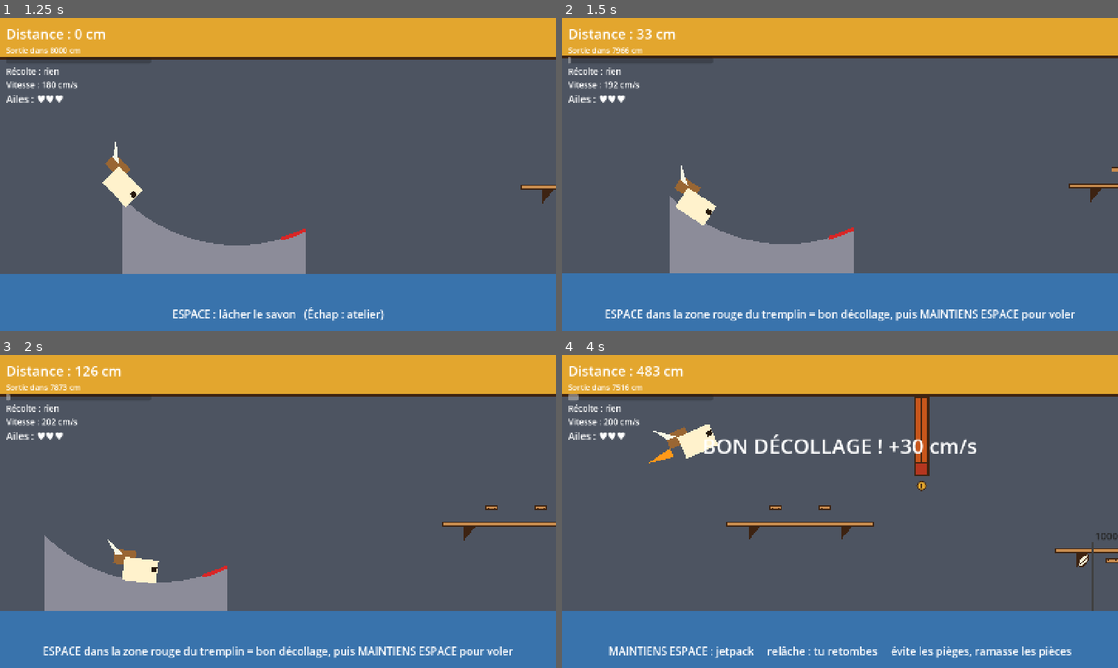
Above: before the commit, frames 1-4 (two rows, left to right).
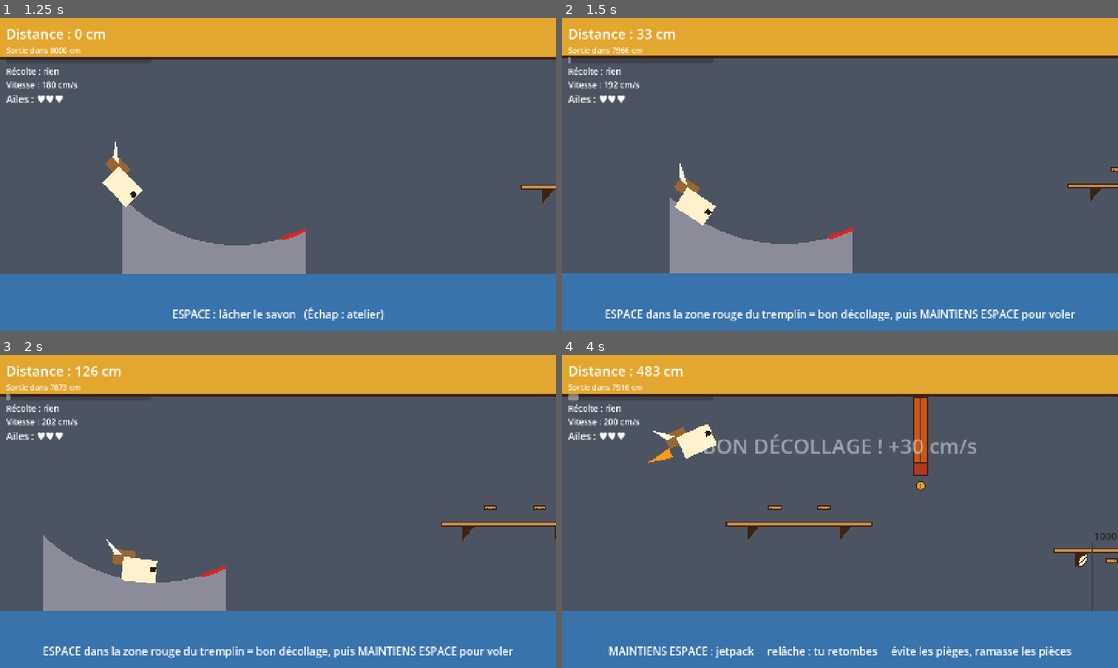
Above: after the commit, the same moments.

Repository: atostivint/LesAilesEtLaCaisse
Game: Godot game, scene res://scenes/atelier.tscn
Two runs of this game, one before a commit and one after it. Both use one fixed random seed, a clock stepped at 60 frames per second and the inputs below.
Inputs (mouse positions are in pixels of both pictures, inside the frame that each line leads up to):
- Up to frame 1 (1.25 s): click "LANCER LE SAVON !" at 0.5 s
- Up to frame 2 (1.5 s): tap Enter (ui_accept) at 1.25 s; move the mouse to (962, 158) at 1.27 s; hold Up (ui_up) from 1.28 s (still down); hold Enter (ui_accept) from 1.28 s (still down); click (962, 158) at 1.42 s
- Up to frame 3 (2 s): keep holding Up (ui_up); keep holding Enter (ui_accept)
- Up to frame 4 (4 s): move the mouse to (728, 527) at 2.02 s; release Up (ui_up) at 2.03 s; release Enter (ui_accept) at 2.03 s; tap Enter (ui_accept) at 2.1, 2.27, 2.57, 3.6, 3.77 s; click (728, 527) at 2.17 s; move the mouse to (895, 442) at 2.77 s; hold Enter (ui_accept) 2.78-3.53 s; hold Up (ui_up) from 2.78 s (still down); click (895, 442) at 2.92 s; move the mouse to (812, 574) at 3.52 s; click (812, 574) at 3.67 s

Frame 1 is identical in both runs. In frame 2, 0.1% of the frame differs, in the area x 19-100%, y 46-82%; in frame 3, 0.3%; in frame 4, 1.4%, in the area x 15-100%, y 13-82%.

Commit message:
Utilise les mécaniques du moteur : Timer, Tween, AnimationPlayer, Camera2D et action d'entrée
La secousse de caméra et le message de décollage passent par des Tween, le délai de l'écran de résultat par un Timer, le clignotement du savon par un AnimationPlayer, le lissage par la Camera2D, et les touches par l'action "thrust". FlightSim reste pur pour le script d'équilibrage (sortie de simulate.gd identique).

Co-Authored-By: Claude Sonnet 5.5 <noreply@anthropic.com>

Diff:
--- a/project.godot
+++ b/project.godot
@@ -11,9 +11,9 @@
 [application]
 
 config/name="LesAilesEtLaCaisse"
+run/main_scene="res://scenes/atelier.tscn"
 config/features=PackedStringArray("4.7", "Forward Plus")
 config/icon="res://icon.svg"
-run/main_scene="res://scenes/atelier.tscn"
 
 [autoload]
 
@@ -26,6 +26,19 @@
 window/stretch/mode="canvas_items"
 window/stretch/aspect="expand"
 
+[input]
+
+thrust={
+"deadzone": 0.5,
+"events": [Object(InputEventKey,"resource_local_to_scene":false,"resource_name":"","device":-1,"window_id":0,"alt_pressed":false,"shift_pressed":false,"ctrl_pressed":false,"meta_pressed":false,"pressed":false,"keycode":0,"physical_keycode":32,"key_label":0,"unicode":0,"location":0,"echo":false,"script":null)
+, Object(InputEventKey,"resource_local_to_scene":false,"resource_name":"","device":-1,"window_id":0,"alt_pressed":false,"shift_pressed":false,"ctrl_pressed":false,"meta_pressed":false,"pressed":false,"keycode":0,"physical_keycode":4194309,"key_label":0,"unicode":0,"location":0,"echo":false,"script":null)
+, Object(InputEventKey,"resource_local_to_scene":false,"resource_name":"","device":-1,"window_id":0,"alt_pressed":false,"shift_pressed":false,"ctrl_pressed":false,"meta_pressed":false,"pressed":false,"keycode":0,"physical_keycode":4194310,"key_label":0,"unicode":0,"location":0,"echo":false,"script":null)
+, Object(InputEventKey,"resource_local_to_scene":false,"resource_name":"","device":-1,"window_id":0,"alt_pressed":false,"shift_pressed":false,"ctrl_pressed":false,"meta_pressed":false,"pressed":false,"keycode":0,"physical_keycode":4194320,"key_label":0,"unicode":0,"location":0,"echo":false,"script":null)
+, Object(InputEventKey,"resource_local_to_scene":false,"resource_name":"","device":-1,"window_id":0,"alt_pressed":false,"shift_pressed":false,"ctrl_pressed":false,"meta_pressed":false,"pressed":false,"keycode":0,"physical_keycode":87,"key_label":0,"unicode":0,"location":0,"echo":false,"script":null)
+, Object(InputEventMouseButton,"resource_local_to_scene":false,"resource_name":"","device":-1,"window_id":0,"alt_pressed":false,"shift_pressed":false,"ctrl_pressed":false,"meta_pressed":false,"button_mask":0,"position":Vector2(0, 0),"global_position":Vector2(0, 0),"factor":1.0,"button_index":1,"canceled":false,"pressed":false,"double_click":false,"script":null)
+]
+}
+
 [physics]
 
 3d/physics_engine="Jolt Physics"
--- a/scenes/soap.tscn
+++ b/scenes/soap.tscn
@@ -1,4 +1,26 @@
 [gd_scene format=3]
+
+[sub_resource type="Animation" id="Animation_blink"]
+resource_name = "blink"
+length = 0.1667
+loop_mode = 1
+tracks/0/type = "value"
+tracks/0/imported = false
+tracks/0/enabled = true
+tracks/0/path = NodePath(".:modulate")
+tracks/0/interp = 1
+tracks/0/loop_wrap = true
+tracks/0/keys = {
+"times": PackedFloat32Array(0, 0.0833),
+"transitions": PackedFloat32Array(1, 1),
+"update": 1,
+"values": [Color(1, 1, 1, 0.35), Color(1, 1, 1, 1)]
+}
+
+[sub_resource type="AnimationLibrary" id="AnimationLibrary_soap"]
+_data = {
+&"blink": SubResource("Animation_blink")
+}
 
 [node name="Soap" type="Node2D"]
 
@@ -22,3 +44,8 @@
 visible = false
 color = Color(1, 0.6, 0.1, 1)
 polygon = PackedVector2Array(-46, -8, -46, 8, -90, 0)
+
+[node name="AnimationPlayer" type="AnimationPlayer" parent="."]
+libraries = {
+&"": SubResource("AnimationLibrary_soap")
+}
--- a/scenes/vol.tscn
+++ b/scenes/vol.tscn
@@ -10,6 +10,12 @@
 script = ExtResource("1_cigbo")
 
 [node name="Camera2D" type="Camera2D" parent="." unique_id=1074435888]
+position_smoothing_enabled = true
+position_smoothing_speed = 6.0
+
+[node name="ReturnDelay" type="Timer" parent="."]
+wait_time = 0.5
+one_shot = true
 
 [node name="World" type="Node2D" parent="." unique_id=1399815642]
 
@@ -169,3 +175,5 @@
 text = "
 ENTRÉE : retour à l'atelier"
 horizontal_alignment = 1
+
+[connection signal="timeout" from="ReturnDelay" to="." method="_on_return_delay_timeout"]
--- a/scripts/hud.gd
+++ b/scripts/hud.gd
@@ -1,6 +1,8 @@
 extends CanvasLayer
 ## Interface du vol (les nœuds sont dans vol.tscn). Ne contient aucune logique de jeu :
 ## vol.gd lui donne les chiffres et les textes à afficher.
+
+var _popup_tween: Tween
 
 @onready var distance_label: Label = %DistanceLabel
 @onready var exit_label: Label = %ExitLabel
@@ -29,8 +31,15 @@
 	hint_label.text = text
 
 
-func set_popup(text: String) -> void:
+func show_popup(text: String, duration: float) -> void:
+	## Affiche un message qui s'efface tout seul après `duration` secondes.
 	popup_label.text = text
+	popup_label.modulate.a = 1.0
+	if _popup_tween:
+		_popup_tween.kill()
+	_popup_tween = create_tween()
+	_popup_tween.tween_interval(duration - 0.4)
+	_popup_tween.tween_property(popup_label, "modulate:a", 0.0, 0.4)
 
 
 func show_result(text: String) -> void:
--- a/scripts/vol.gd
+++ b/scripts/vol.gd
@@ -1,9 +1,12 @@
 extends Node2D
 ## ÉCRAN 2 : le vol. Les nœuds sont dans scenes/vol.tscn (arbre visible dans l'éditeur).
-## Ce script ne calcule PAS la physique (c'est FlightSim) : il
+## Ce script ne calcule PAS la physique (c'est FlightSim, une classe pure : le script d'équilibrage
+## la fait tourner sans fenêtre, plus vite que le temps réel) : il
 ##  1. transmet les touches à la simulation,
 ##  2. déplace les nœuds (savon, caméra) et passe les chiffres au HUD (hud.gd),
 ##  3. affiche le résultat.
+## Les durées (secousse, délai avant de quitter l'écran de résultat, clignotement du savon,
+## lissage de la caméra) sont gérées par le moteur : Tween, Timer, AnimationPlayer, Camera2D.
 ##
 ## Déroulement d'un tour : READY (le savon attend en haut de la piste)
 ##   -> ESPACE -> RUN (piste, puis vol au jetpack : on MAINTIENT ESPACE pour monter)
@@ -37,17 +40,17 @@
 var state: State = State.READY
 var sim: FlightSim
 var tuning: Tuning
-var action_buffer := false     # ESPACE pressé depuis la dernière image physique
 var result := {}
-var result_time := 0.0
-var popup_time := 0.0          # affichage "BON DÉCOLLAGE"
-var shake := 0.0               # secousse en cours (1 = max, retombe à 0)
+var shake := 0.0               # secousse en cours (1 = max, un Tween la ramène à 0)
+var _shake_tween: Tween
 
 @onready var cam: Camera2D = $Camera2D
 @onready var soap: Node2D = $World/Soap
 @onready var flame: Node2D = $World/Soap/Flame
 @onready var course_view: Node2D = $World/CourseView
 @onready var hud: CanvasLayer = $HUD
+@onready var return_delay: Timer = $ReturnDelay
+@onready var blink: AnimationPlayer = $World/Soap/AnimationPlayer
 
 
 func _ready() -> void:
@@ -60,7 +63,8 @@
 	cam.make_current()
 	_fit_world_to_tuning()
 	_place_distance_markers()
-	_update_visuals(0.0, true)
+	_update_visuals()
+	cam.reset_smoothing()  # la caméra démarre sur le savon, sans glisser depuis l'origine
 
 
 func _fit_world_to_tuning() -> void:
@@ -84,26 +88,19 @@
 
 # --- Entrées -------------------------------------------------------------------
 
+## Action "thrust" (Projet > Réglages > Contrôles) : ESPACE, ENTRÉE, flèche haut, W ou clic gauche.
+
 func _input(event: InputEvent) -> void:
-	if event is InputEventKey and event.pressed and not event.echo and event.keycode == KEY_ESCAPE:
+	if event.is_action_pressed("ui_cancel"):
 		get_tree().change_scene_to_file("res://scenes/atelier.tscn")
-		return
-	if event.is_action_pressed("ui_accept") and not event.is_echo():
+	elif event.is_action_pressed("thrust"):
 		match state:
 			State.READY:
 				state = State.RUN
-				shake = 1.0  # lâcher : coup de départ
-			State.RUN:
-				action_buffer = true  # consommé par la prochaine image physique
+				_shake(1.0)  # lâcher : coup de départ
 			State.RESULT:
-				if result_time > 0.5:
+				if return_delay.is_stopped():
 					get_tree().change_scene_to_file("res://scenes/atelier.tscn")
-
-
-func _thrust_held() -> bool:
-	## Jetpack : ESPACE / ENTRÉE, flèche haut, W ou clic gauche maintenus.
-	return Input.is_action_pressed("ui_accept") or Input.is_action_pressed("ui_up") \
-		or Input.is_key_pressed(KEY_W) or Input.is_mouse_button_pressed(MOUSE_BUTTON_LEFT)
 
 
 # --- Boucle --------------------------------------------------------------------
@@ -113,17 +110,20 @@
 		return
 	var was_perfect := sim.perfect_takeoff
 	var was_phase := sim.phase
-	sim.step(dt, _thrust_held(), action_buffer)
-	action_buffer = false
+	sim.step(dt, Input.is_action_pressed("thrust"), Input.is_action_just_pressed("thrust"))
 	if sim.hit_flag:
-		shake = 1.0  # piège touché
+		_shake(1.0)  # piège touché
+		blink.play("blink")
+	if sim.invuln <= 0.0 and blink.is_playing():
+		blink.stop()
+		soap.modulate = Color.WHITE
 	if not sim.new_pickups.is_empty():
-		shake = maxf(shake, 0.15)  # petite tape quand on ramasse une pièce
+		_shake(0.15)  # petite tape quand on ramasse une pièce
 		course_view.collect(sim.new_pickups)
 	if was_phase == FlightSim.Phase.RAMP and sim.phase == FlightSim.Phase.AIR:
-		shake = maxf(shake, 0.6)  # décollage
+		_shake(0.6)  # décollage
 	if sim.perfect_takeoff and not was_perfect:
-		popup_time = 1.6
+		hud.show_popup("BON DÉCOLLAGE ! +%s" % tuning.cm_speed(tuning.takeoff_bonus), 1.6)
 	if sim.phase >= FlightSim.Phase.STOPPED:
 		_finish()
 
@@ -131,22 +131,32 @@
 func _finish() -> void:
 	result = GameState.apply_result(sim.x, sim.phase == FlightSim.Phase.EXIT, sim.collected)
 	state = State.RESULT
-	result_time = 0.0
+	blink.stop()
+	soap.modulate = Color.WHITE
 	if sim.phase == FlightSim.Phase.STOPPED:
-		shake = 1.0  # plouf
+		_shake(1.0)  # plouf
 	hud.show_result(_result_text())
+	return_delay.start()  # le message « ENTRÉE » n'apparaît (et l'écran ne se quitte) qu'après ce délai
 
 
-func _process(delta: float) -> void:
-	popup_time -= delta
-	shake = maxf(0.0, shake - delta / shake_decay)
-	if state == State.RESULT:
-		result_time += delta
-		hud.set_return_prompt(result_time > 0.5)
-	_update_visuals(delta, false)
+func _on_return_delay_timeout() -> void:
+	hud.set_return_prompt(true)
 
 
-func _update_visuals(delta: float, snap: bool) -> void:
+func _shake(strength: float) -> void:
+	## Secousse de caméra : démarre à `strength` (jamais moins que la secousse en cours) et retombe à 0.
+	shake = maxf(shake, strength)
+	if _shake_tween:
+		_shake_tween.kill()
+	_shake_tween = create_tween()
+	_shake_tween.tween_property(self, "shake", 0.0, shake_decay * shake)
+
+
+func _process(_delta: float) -> void:
+	_update_visuals()
+
+
+func _update_visuals() -> void:
 	# Savon : position et rotation (y de l'écran va vers le bas, donc rotation inversée).
 	var p := tuning.to_px(sim.x, sim.y)
 	var on_ramp := sim.phase == FlightSim.Phase.RAMP
@@ -155,16 +165,13 @@
 	# Sur la piste le savon suit la pente ; en vol son nez suit la montée / la descente, adouci.
 	soap.rotation = -tuning.ramp_slope(sim.s) if on_ramp else -atan2(sim.vy, maxf(sim.vx, 1.0)) * 0.6
 	flame.visible = sim.thrusting and state == State.RUN
-	# Clignote pendant l'invulnérabilité après un piège.
-	soap.modulate.a = 0.35 if sim.invuln > 0.0 and int(sim.time * 12.0) % 2 == 0 else 1.0
 
 	# Caméra : suit le savon en x ; en y le couloir (eau -> plafond) reste entier à l'écran.
-	var target := Vector2(p.x + cam_lead + sim.speed() * cam_speed_lead, -tuning.ceiling * tuning.ppm * 0.5 + 20.0)
-	cam.position = target if snap else cam.position.lerp(target, 1.0 - exp(-6.0 * delta))
+	# Le lissage est celui de la Camera2D (réglé dans vol.tscn).
+	cam.position = Vector2(p.x + cam_lead + sim.speed() * cam_speed_lead, -tuning.ceiling * tuning.ppm * 0.5 + 20.0)
 	cam.offset = Vector2(randf_range(-1.0, 1.0), randf_range(-1.0, 1.0)) * shake_strength * shake
 
 	hud.update_run(sim, tuning)
-	hud.set_popup("BON DÉCOLLAGE ! +%s" % tuning.cm_speed(tuning.takeoff_bonus) if popup_time > 0.0 else "")
 	hud.set_hint(_hint())
 
 
--- a/tools/screenshots.gd
+++ b/tools/screenshots.gd
@@ -46,8 +46,8 @@
 		change_scene_to_file("res://scenes/vol.tscn")
 	elif f == 40:
 		_shot("3_vol_pret")
-		_press("ui_accept")
-		Input.action_release("ui_accept")
+		_press("thrust")
+		Input.action_release("thrust")
 	elif f > 40 and current_scene.name == "Vol":
 		var v = current_scene
 		var sim: FlightSim = v.sim
@@ -56,8 +56,8 @@
 				if sim.s > 8.0:
 					_shot("4_piste")
 				if sim.s >= gs.tuning.ramp_len - 1.5:
-					_press("ui_accept")
-					Input.action_release("ui_accept")
+					_press("thrust")
+					Input.action_release("thrust")
 			else:
 				if sim.time > 4.0:
 					_shot("5_en_vol")
@@ -65,17 +65,17 @@
 					_shot("5b_en_vol_plus_loin")
 				# Pilote : maintient le jetpack quand le savon est sous ~12 m.
 				if sim.y + sim.vy * 0.25 < 12.0:
-					Input.action_press("ui_accept")
+					Input.action_press("thrust")
 				else:
-					Input.action_release("ui_accept")
+					Input.action_release("thrust")
 		elif v.state == 2:
-			Input.action_release("ui_accept")
+			Input.action_release("thrust")
 			result_t += _delta
 			if result_t > 0.8:
 				_shot("6_resultat")
 				print("distance=", v.result["distance"], " récolte=", v.result["collected"])
 				return true
-	if f > 9000:
+	if Engine.get_physics_frames() > 9000:
 		print("TIMEOUT")
 		return true
 	return false
